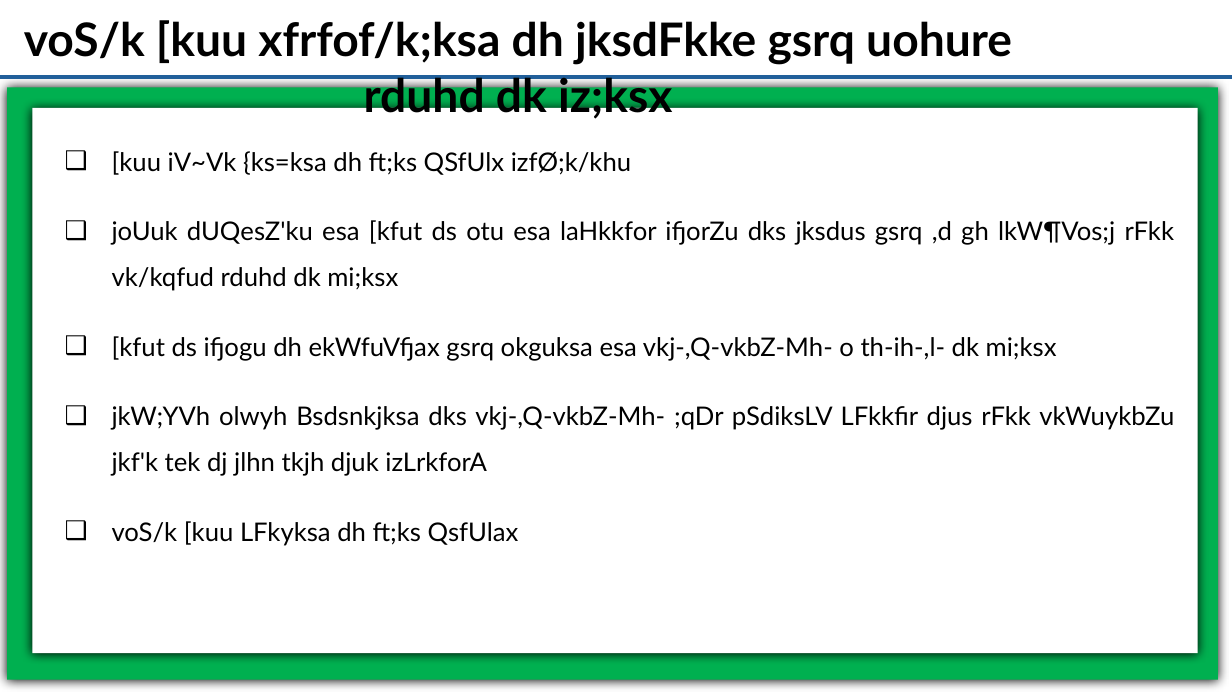
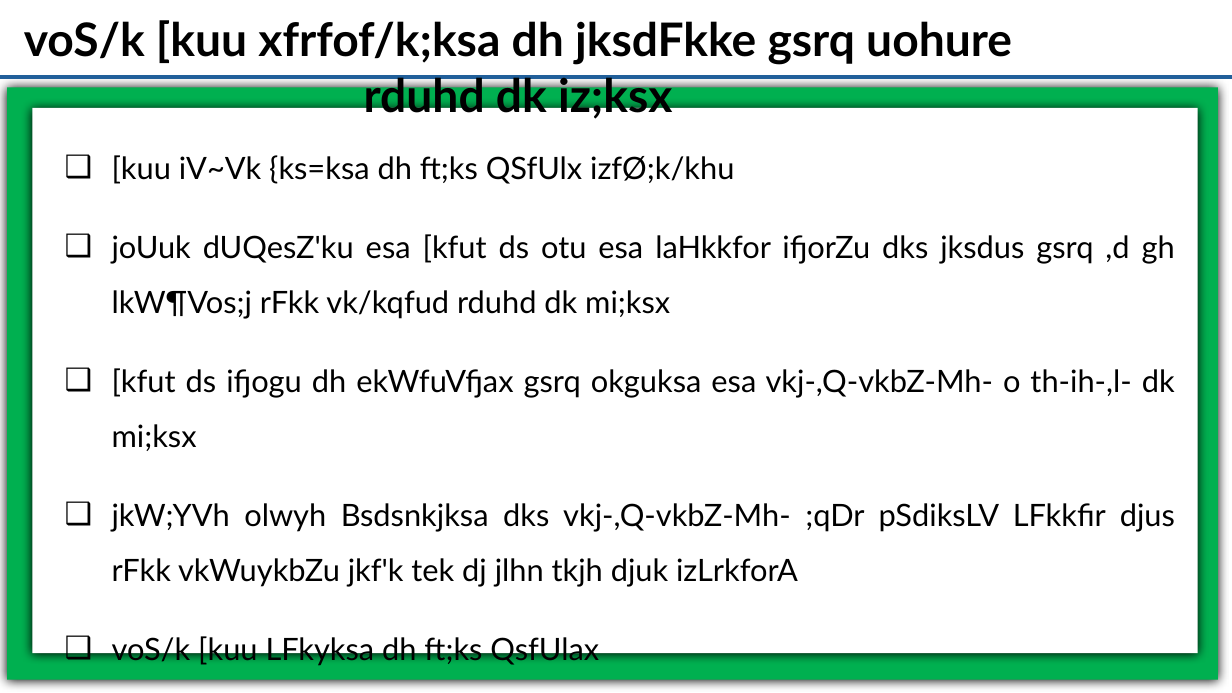
Before and after one commit to ITMSAnalyticsTeam/Common_Folder, a slide deck: slide 14 of HCM_Meeting_5_5_2026.pptx. Drawn at 1232x693 pixels with LibreOffice and Linux fonts; fonts in the diff are those of the drawing. Boxes give left, top, right and bottom in pixels: in the first picture for what was removed or moved away, otherwise in the second. Text is boxed around its words. In the diff, an @@ line names an element or a change of style, - is before the commit and + after.

```diff
--- a/HCM_Meeting_5_5_2026.pptx
+++ b/HCM_Meeting_5_5_2026.pptx
@@ text "[kuu iV~Vk {ks=ksa dh ft;ks ..." at (112, 155, 1175, 587): size 20 to 24 pt @@
```
Also in this commit, not shown: 9 other slides changed, 1 other file.
